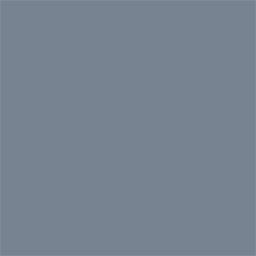
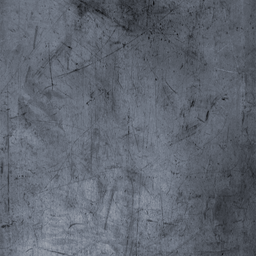
Comparing the layer stacks of the two 256x256 images. Changes:
added layer "Layer 1" above "Layer 0" over [0, 0, 256, 256]
